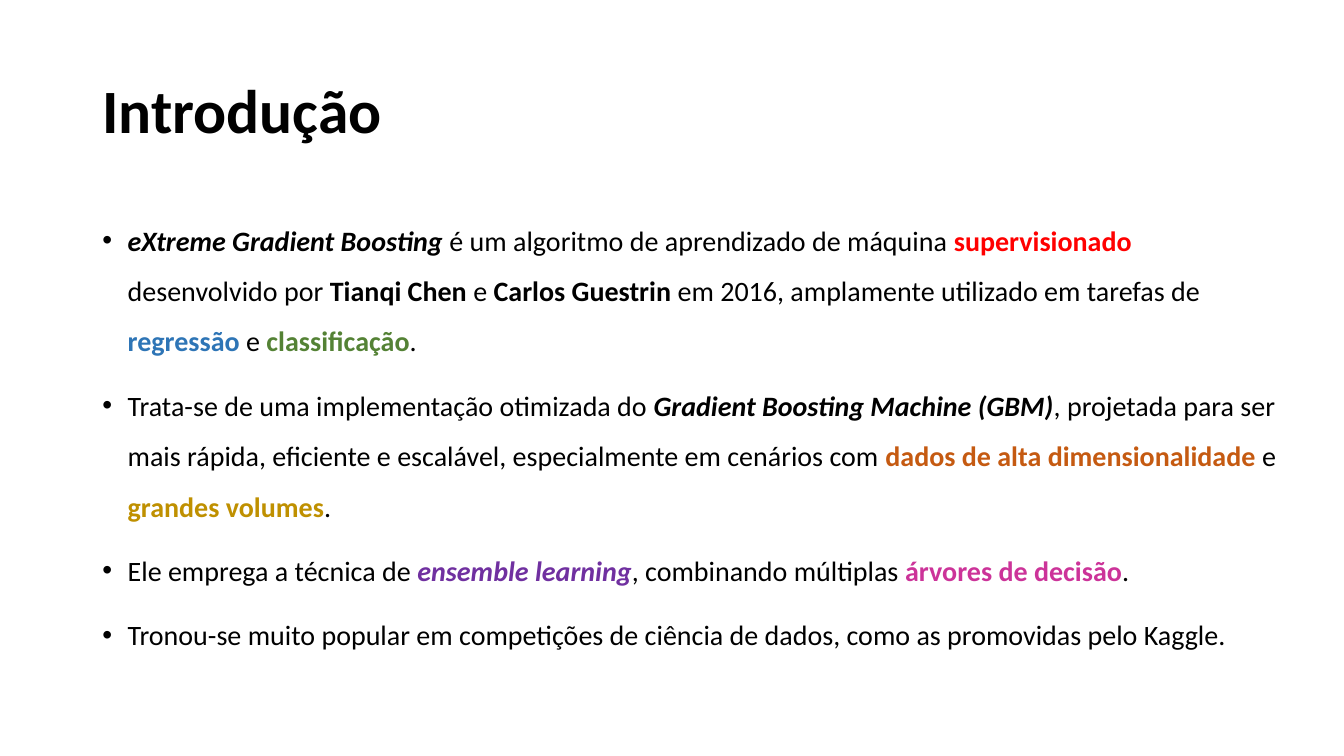
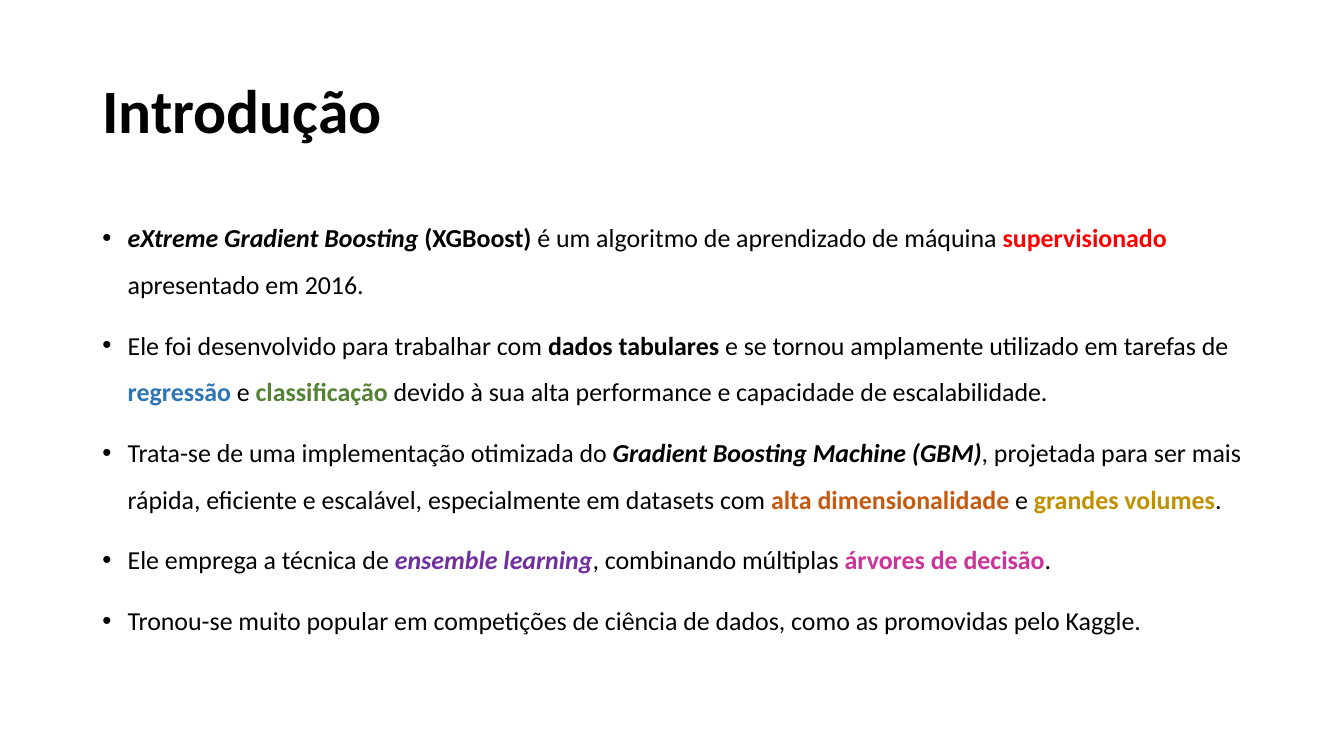
Before and after one commit to alessandradomi/TP558, a slide deck: slide 2 of seminario_XGBoost/TP558_Seminario_XGBoost_Alessandra.pptx. Drawn at 1344x756 pixels with LibreOffice and Linux fonts; fonts in the diff are those of the drawing. Boxes give left, top, right and bottom in pixels: in the first picture for what was removed or moved away, otherwise in the second. Text is boxed around its words. In the diff, an @@ line names an element or a change of style, - is before the commit and + after.

```diff
--- a/seminario_XGBoost/TP558_Seminario_XGBoost_Alessandra.pptx
+++ b/seminario_XGBoost/TP558_Seminario_XGBoost_Alessandra.pptx
@@ text at (x1=128, y1=228, x2=1241, y2=514): text changed; size 20 to 18.5 pt @@
-• eXtreme Gradient Boosting é um algoritmo de aprendizado de máquina supervisionado desenvolvido por Tianqi Chen e Carlos Guestrin em 2016, amplamente utilizado em tarefas de regressão e classificação.
-• Trata-se de uma implementação otimizada do Gradient Boosting Machine (GBM), projetada para ser mais rápida, eficiente e escalável, especialmente em cenários com dados de alta dimensionalidade e grandes volumes.
+• eXtreme Gradient Boosting (XGBoost) é um algoritmo de aprendizado de máquina supervisionado apresentado em 2016.
+• Ele foi desenvolvido para trabalhar com dados tabulares e se tornou amplamente utilizado em tarefas de regressão e classificação devido à sua alta performance e capacidade de escalabilidade.
+• Trata-se de uma implementação otimizada do Gradient Boosting Machine (GBM), projetada para ser mais rápida, eficiente e escalável, especialmente em datasets com alta dimensionalidade e grandes volumes.
@@ text at (x1=128, y1=551, x2=1141, y2=635): size 20 to 18.5 pt in "Ele emprega a técnica de ensemble learning, ...", "Tronou-se muito popular em competições de ciência ..." @@
```
Also in this commit, not shown: 8 other slides changed, 5 slides added, 1 other file.
